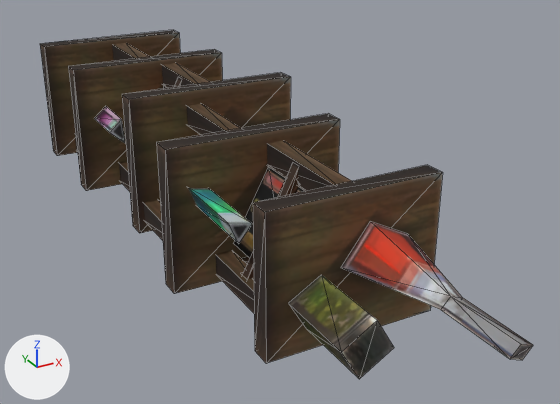
The OBJ model sceneobjs/tanxian_fuben_257/tanxian_fuben_257_lianjinfang_01.obj: old version first, new version second.
Both versions are drawn from a camera (50 mm lens) standing at (-46.9, -154.2, 43.5) and looking at (4.9, -60.0, -3.5). The axes (+X, +Y, +Z) are drawn at lower left. The lights are the same throughout. Mesh edges are drawn as thin lines. Where no turn or scale is listed for an object, it has been applied to the vertices.

Objects in the first picture: 'tanxian_fuben_257_lianjinfang_01'.
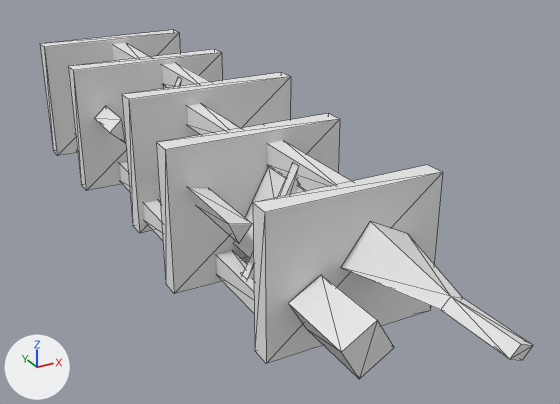
The edits, one by one:
Material 'material_1' (mat_material_1_1) is new.
Its base color is (0.8, 0.8, 0.8) (white #e7e7e7).
Its roughness is 1.0.
me_tanxian_fuben_257_lianjinfang_01 has 298 vertices, 323 faces and spans x -15.1..15.1, y -111.6..0.4, z -11.1..11.1.
me_tanxian_fuben_257_lianjinfang_01 no longer uses material mat_material_1 (picture img_world_ghlianjin_a_png).
me_tanxian_fuben_257_lianjinfang_01 now uses material mat_material_1_1 (white #e7e7e7).

What differs and where, as boxes [x1, y1, x2, y2] in the pictures (560 x 404 px):
'tanxian_fuben_257_lianjinfang_01', recoloured: [40, 30, 533, 379] in both
